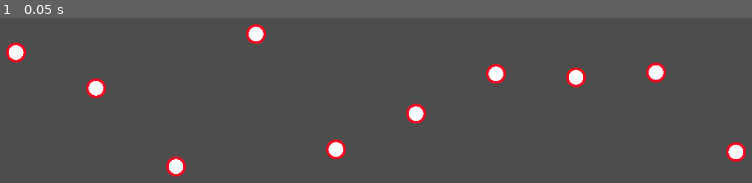
Above: before the commit, frame 1.
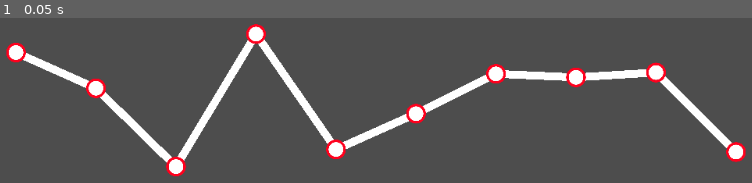
Above: after the commit, the same moment.

Repository: rapfamily4/B-spline-editor
Game: Godot game, scene res://scenes/workbench/workbench.tscn
Same seed, same stepped clock (60 frames per second), same inputs: the game is played once before the commit and once after it.
Inputs:
- Up to frame 1 (0.05 s): no input

The runs differ from the first frame. In frame 1, 5.3% of the frame differs, in the area x 3-98%, y 12-88%.

Commit message:
Implementing De Boor - Cox's algorithm.

Diff:
--- a/scenes/spline/spline.gd
+++ b/scenes/spline/spline.gd
@@ -19,7 +19,7 @@
 		add_control_point(Vector2(new_x, new_y))
 
 	generate_knots(true)
-	update_curve(1024)
+	update_curve()
 
 func _process(_delta):
 	pass
@@ -46,34 +46,25 @@
 
 		print("Generated knot #" + str(i) + ":    " + str(knots[i]))
 
-func update_curve(resolution: int = 128) -> void:
+func update_curve(resolution: int = 256) -> void:
 	for i: int in range(resolution + 1):
 		line_renderer.add_point(evaluate_curve(float(i) / float(resolution)))
 
 func evaluate_curve(evaluation_point: float) -> Vector2:
-	var spline_point: Vector2 = Vector2.ZERO
-	var blend_value: float
-	for i: int in range(STARTING_CONTROL_POINTS_COUNT):
-		blend_value = _blend(i, SPLINE_DEGREE, evaluation_point)
-		spline_point += blend_value * control_points_tree.get_child(i).position
-	return spline_point
+	for i: int in range(STARTING_CONTROL_POINTS_COUNT + SPLINE_DEGREE - 1):
+		if knots[i] <= evaluation_point and evaluation_point <= knots[i + 1]:
+			return de_boor_cox(i, SPLINE_DEGREE - 1, evaluation_point)
+	return Vector2.ZERO
 
-func _aux0(control_point: int, degree: int, evaluation: float) -> float:
-	var to_return: float = (evaluation - knots[control_point]) / (knots[control_point + degree - 1] - knots[control_point])
-	return to_return
+func aux(control_point: int, degree: int, evaluation_point: float) -> float:
+	return ((evaluation_point - knots[control_point])
+			/ (knots[control_point + SPLINE_DEGREE - degree] - knots[control_point]))
 
-func _aux1(control_point: int, degree: int, evaluation: float) -> float:
-	var to_return: float = (knots[control_point + degree] - evaluation) / (knots[control_point + degree] - knots[control_point + 1])
-	return to_return
-
-func _blend(control_point: int, degree: int, evaluation: float) -> float:
-	var result: float
-	if degree == 1:
-		result = 1 if (knots[control_point] <= evaluation) and (evaluation < knots[control_point + 1]) else 0
-		return result
-	var aux0: float = _aux0(control_point, degree, evaluation)
-	var aux1: float = _aux1(control_point, degree, evaluation)
-	var blend0: float = _blend(control_point, degree - 1, evaluation)
-	var blend1: float = _blend(control_point + 1, degree - 1, evaluation)
-	result = aux0 * blend0 + aux1 * blend1
-	return result
+func de_boor_cox(control_point: int, degree: int, evaluation_point: float) -> Vector2:
+	assert(knots[0] <= evaluation_point and evaluation_point <= knots[STARTING_CONTROL_POINTS_COUNT + SPLINE_DEGREE - 1])
+	if degree == 0:
+		return control_points_tree.get_child(control_point).position
+	var aux_val: float = aux(control_point, degree, evaluation_point)
+	var de_boor0 = de_boor_cox(control_point - 1, degree - 1, evaluation_point)
+	var de_boor1 = de_boor_cox(control_point, degree - 1, evaluation_point)
+	return (1 - aux_val) * de_boor0 + aux_val * de_boor1
